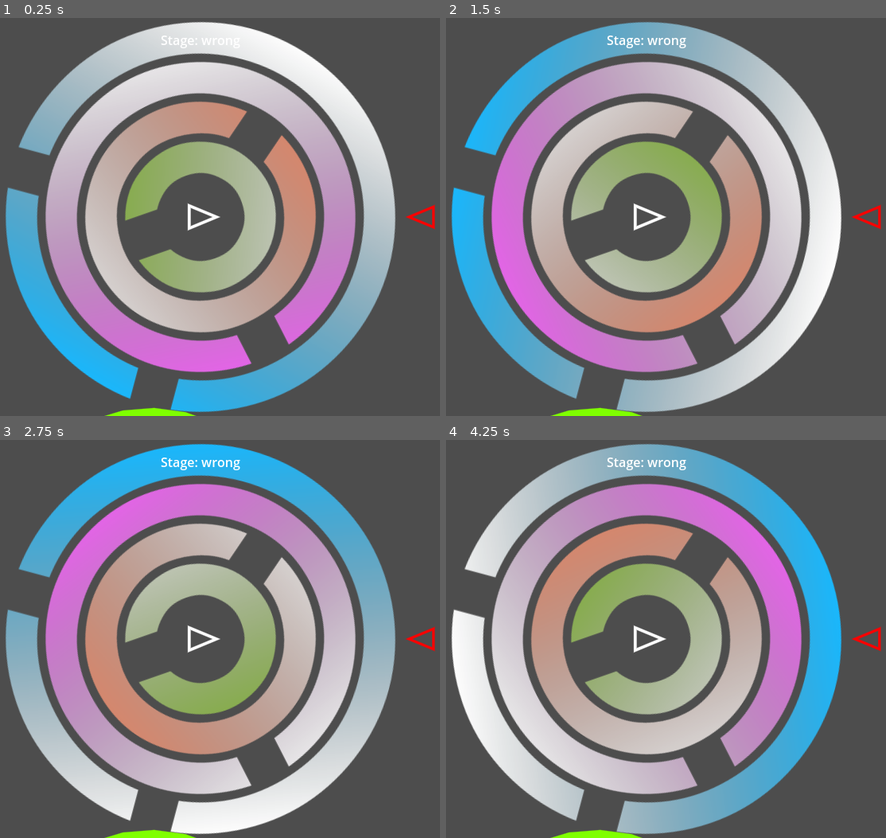
Above: before the commit, frames 1-4 (two rows, left to right).
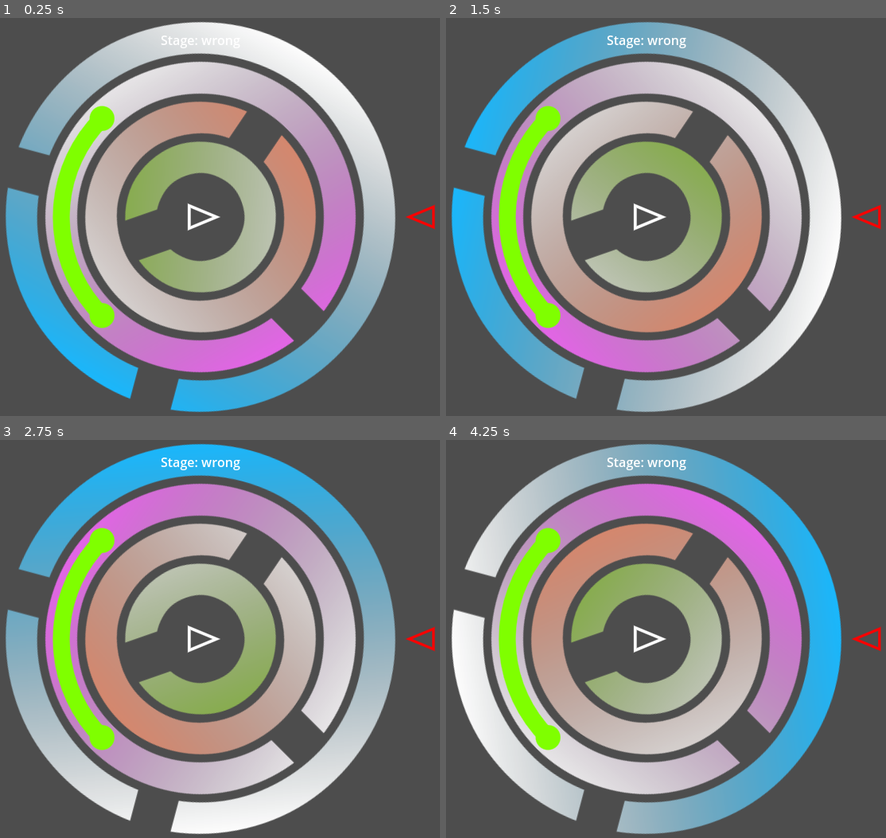
Above: after the commit, the same moments.

Repository: LettucePie/october
Game: Godot game, scene res://game.tscn
The game is run twice, just before and just after one commit, with the same random seed, the same clock (stepped at 60 frames per second) and the same inputs.
Inputs (mouse positions are in pixels of both pictures, inside the frame that each line leads up to):
- Up to frame 1 (0.25 s): no input
- Up to frame 2 (1.5 s): move the mouse to (767, 197) at 0.52 s; click (767, 197) at 0.67 s; move the mouse to (534, 236) at 1.27 s; click (534, 236) at 1.42 s
- Up to frame 3 (2.75 s): move the mouse to (255, 551) at 2.02 s; click (255, 551) at 2.17 s
- Up to frame 4 (4.25 s): move the mouse to (617, 718) at 2.77 s; click (617, 718) at 2.92 s; move the mouse to (815, 698) at 3.52 s; click (815, 698) at 3.67 s

The runs differ from the first frame. In frame 1, 4.7% of the frame differs, in the area x 10-81%, y 11-100%; in frame 2, 4.8%; in frame 3, 4.7%; in frame 4, 4.8%.

Commit message:
more work on channel

Diff:
--- a/components/channel.gd
+++ b/components/channel.gd
@@ -1,5 +1,5 @@
 @tool
-extends Node2D
+extends Interactive
 class_name Channel
 
 const DEF_radius : float = 50.0
@@ -8,22 +8,42 @@
 @export_range(0.0, 360.0, 15.0) var point_b_angle: float = 180
 var point_a : Vector2 = Vector2.ZERO
 var point_b : Vector2 = Vector2.ZERO
+var arc_points : int = 10
 
 
 func _process(delta) -> void:
-	point_a = self.position + (Vector2.RIGHT.rotated(deg_to_rad(point_a_angle)) * (DEF_radius * radius_multiplier))
-	point_b = self.position + (Vector2.RIGHT.rotated(deg_to_rad(point_b_angle)) * (DEF_radius * radius_multiplier))
+	point_a = self.position + (Vector2.RIGHT.rotated(deg_to_rad(point_a_angle)) * (DEF_radius * radius_multiplier + 25))
+	point_b = self.position + (Vector2.RIGHT.rotated(deg_to_rad(point_b_angle)) * (DEF_radius * radius_multiplier + 25))
+	arc_points = 10 + int(3 * radius_multiplier)
 	queue_redraw()
 
 
 func _draw() -> void:
+	## Main Arc
 	draw_arc(
-		self.global_position,
+		self.position,
 		DEF_radius * radius_multiplier + 25,
 		deg_to_rad(point_a_angle),
 		deg_to_rad(point_b_angle),
-		12,
+		arc_points,
 		Color.CHARTREUSE,
 		20,
 		true
 		)
+	## End Caps
+	draw_circle(
+		point_a,
+		15,
+		Color.CHARTREUSE,
+		true,
+		-1.0,
+		true
+	)
+	draw_circle(
+		point_b,
+		15,
+		Color.CHARTREUSE,
+		true,
+		-1.0,
+		true
+	)
--- /dev/null
+++ b/components/channel.tscn
@@ -0,0 +1,6 @@
+[gd_scene load_steps=2 format=3 uid="uid://bgly7ys73ukji"]
+
+[ext_resource type="Script" uid="uid://2bcvbhamef4s" path="res://components/channel.gd" id="1_st0dk"]
+
+[node name="channel" type="Node2D"]
+script = ExtResource("1_st0dk")
--- /dev/null
+++ b/components/interactive.gd
@@ -0,0 +1,2 @@
+extends Node2D
+class_name Interactive
--- a/game.gd
+++ b/game.gd
@@ -4,6 +4,7 @@
 const BASE_WINDOW : Vector2 = Vector2(700, 500)
 
 @export var center_stage : Stage
+@onready var waypoint : Waypoint = $waypoint
 #var rings : Array[Ring] = []
 
 
@@ -34,6 +35,7 @@
 	else:
 		print("Go Horizontal")
 	center_stage.rescale(Vector2(factor_b / factor_a, factor_b / factor_a))
+	#waypoint.set_scale(Vector2(factor_b / factor_a, factor_b / factor_a))
 
 
 func stage_solved() -> void:
--- a/rings/ring.gd
+++ b/rings/ring.gd
@@ -6,7 +6,7 @@
 enum CUTOUT {A, B, C, D}
 @export var cutout_shape : CUTOUT = CUTOUT.A
 @export var clearings : Array[Clearing] = []
-@export var interactives : Array = []
+@export var interactives : Array[Interactive] = []
 
 @onready var sprite : Sprite2D = $Sprite2D
 @onready var light : PointLight2D = $PointLight2D
--- a/rings/ring_2a.tscn
+++ b/rings/ring_2a.tscn
@@ -3,7 +3,7 @@
 [ext_resource type="Script" uid="uid://djs1b52ef4ukb" path="res://rings/ring.gd" id="1_ov22u"]
 [ext_resource type="Texture2D" uid="uid://emn3mctwh5id" path="res://rings/lvl2_cut_a.png" id="2_ov22u"]
 [ext_resource type="PackedScene" uid="uid://c3mtytyei13l8" path="res://components/clearing.tscn" id="3_bhuq4"]
-[ext_resource type="Script" uid="uid://2bcvbhamef4s" path="res://components/channel.gd" id="4_awhe1"]
+[ext_resource type="PackedScene" uid="uid://bgly7ys73ukji" path="res://components/channel.tscn" id="4_awhe1"]
 
 [sub_resource type="Gradient" id="Gradient_veync"]
 colors = PackedColorArray(0, 0, 0, 0, 1, 1, 1, 1)
@@ -13,10 +13,11 @@
 width = 500
 height = 500
 
-[node name="Ring_2A" type="Node2D" node_paths=PackedStringArray("clearings")]
+[node name="Ring_2A" type="Node2D" node_paths=PackedStringArray("clearings", "interactives")]
 script = ExtResource("1_ov22u")
 level = 2
 clearings = [NodePath("clearing")]
+interactives = [null]
 
 [node name="Sprite2D" type="Sprite2D" parent="."]
 light_mask = 8
@@ -31,8 +32,5 @@
 [node name="clearing" parent="." instance=ExtResource("3_bhuq4")]
 position = Vector2(174, 0)
 
-[node name="channel" type="Node2D" parent="."]
-script = ExtResource("4_awhe1")
+[node name="channel" parent="." instance=ExtResource("4_awhe1")]
 radius_multiplier = 3.0
-point_a_angle = 135.0
-point_b_angle = 270.0
--- a/stages/stage_01_test.tscn
+++ b/stages/stage_01_test.tscn
@@ -20,7 +20,7 @@
 rotation = -0.97563905
 
 [node name="Ring_2A" parent="." instance=ExtResource("4_7fril")]
-rotation = 1.097812
+rotation = 0.7853982
 
 [node name="Ring_1B" parent="." instance=ExtResource("5_p3s4r")]
 rotation = 1.8308504
Not shown, added: components/interactive.gd.uid
